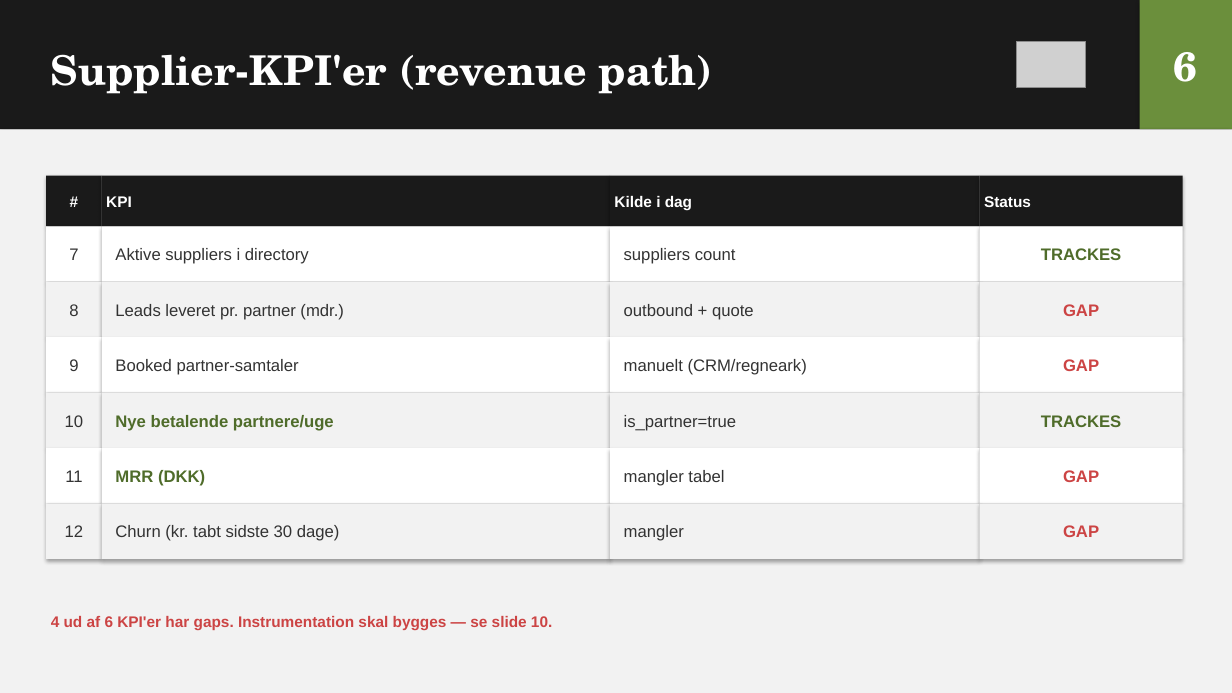
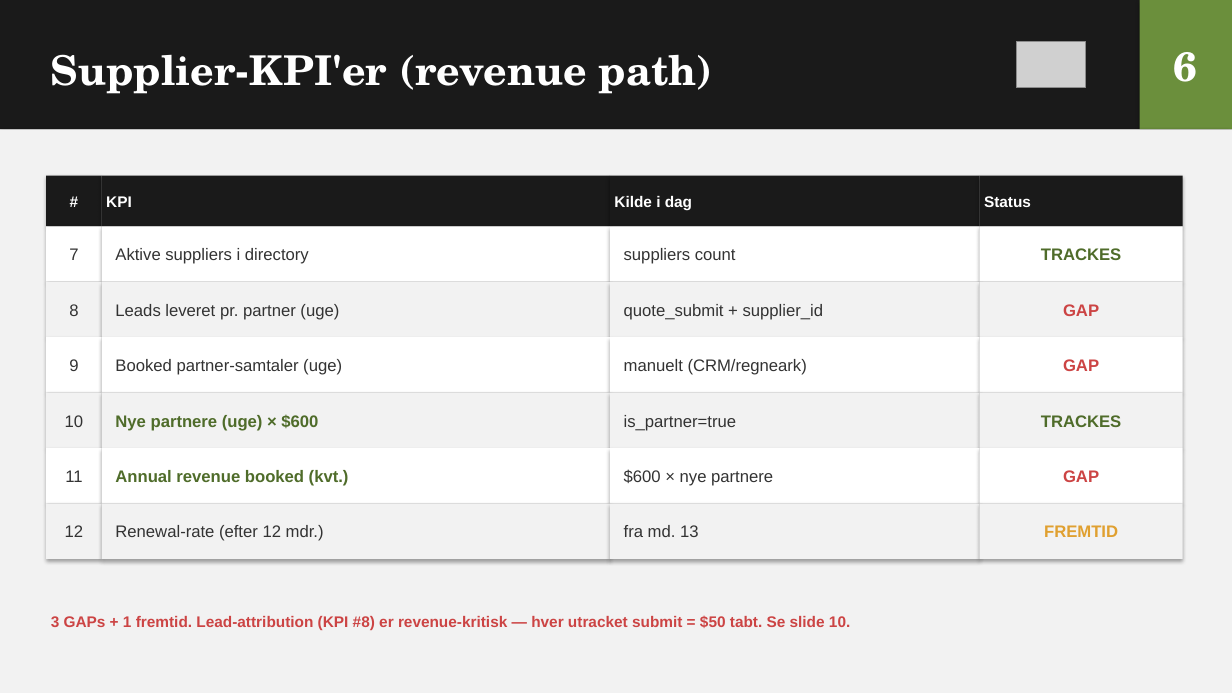
Before and after one commit to chrnymark-web/amsupplycheck, a slide deck: slide 6 of SupplyCheck_Weekly_KPI_Deck.pptx. Drawn at 1232x693 pixels with LibreOffice and Linux fonts; fonts in the diff are those of the drawing; grey boxes stand for pictures. Boxes give left, top, right and bottom in pixels: in the first picture for what was removed or moved away, otherwise in the second. Text is boxed around its words. In the diff, an @@ line names an element or a change of style, - is before the commit and + after.

```diff
--- a/SupplyCheck_Weekly_KPI_Deck.pptx
+++ b/SupplyCheck_Weekly_KPI_Deck.pptx
@@ text at box(115, 304, 339, 320): text changed @@
-Leads leveret pr. partner (mdr.)
+Leads leveret pr. partner (uge)
@@ text at box(624, 304, 823, 320): text changed @@
-outbound + quote
+quote_submit + supplier_id
@@ text at box(115, 359, 342, 375): text changed @@
-Booked partner-samtaler
+Booked partner-samtaler (uge)
@@ text at box(115, 415, 318, 431): text changed @@
-Nye betalende partnere/uge
+Nye partnere (uge) × $600
@@ text at box(115, 470, 349, 486): text changed @@
-MRR (DKK)
+Annual revenue booked (kvt.)
@@ text at box(624, 469, 773, 486): text changed @@
-mangler tabel
+$600 × nye partnere
@@ text at box(115, 525, 324, 541): text changed @@
-Churn (kr. tabt sidste 30 dage)
+Renewal-rate (efter 12 mdr.)
@@ text at box(624, 525, 699, 537): text changed @@
-mangler
+fra md. 13
@@ text at box(1044, 525, 1118, 537): text changed; text colour #CC4444 to #E0A030 @@
-GAP
+FREMTID
@@ text at box(51, 616, 850, 630): text changed @@
-4 ud af 6 KPI'er har gaps. Instrumentation skal bygges — se slide 10.
+3 GAPs + 1 fremtid. Lead-attribution (KPI #8) er revenue-kritisk — hver utracket submit = $50 tabt. Se slide 10.
```
Also in this commit, not shown: 8 other slides changed, 1 slide added, 1 slide removed, 1 other file.
